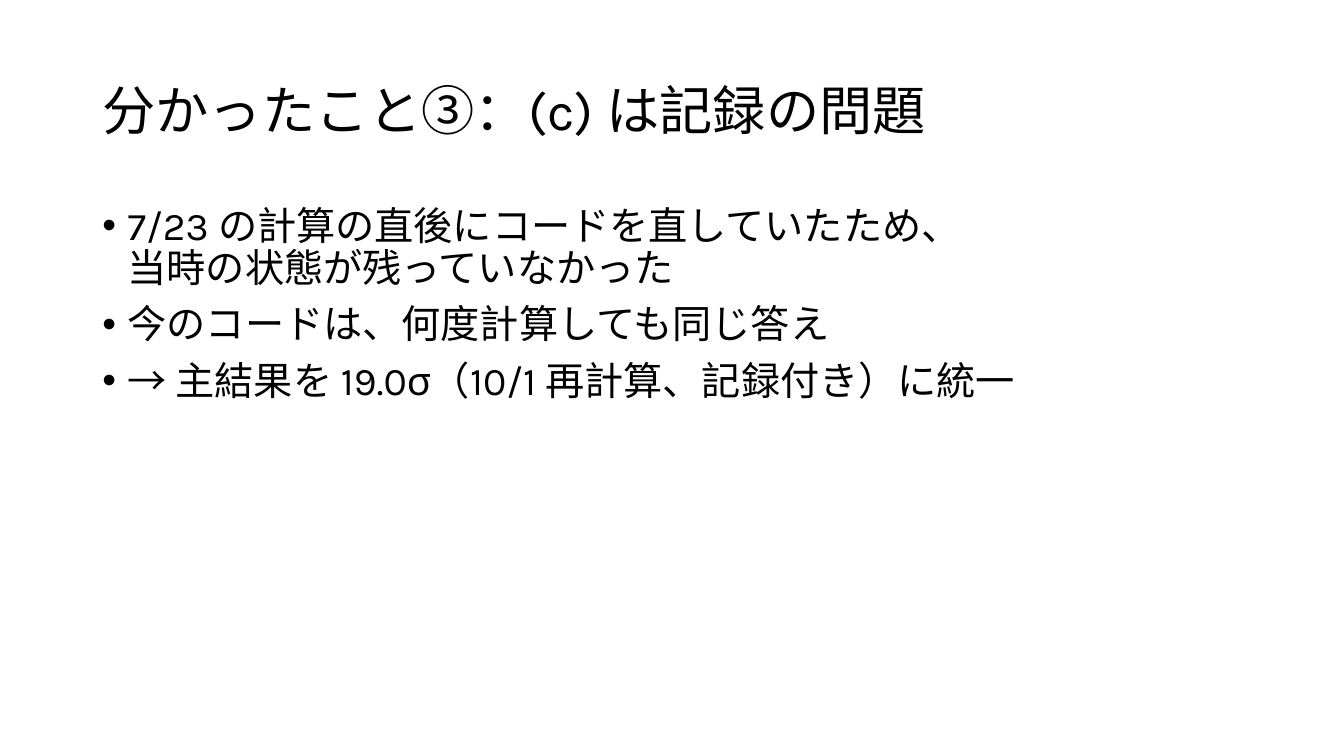
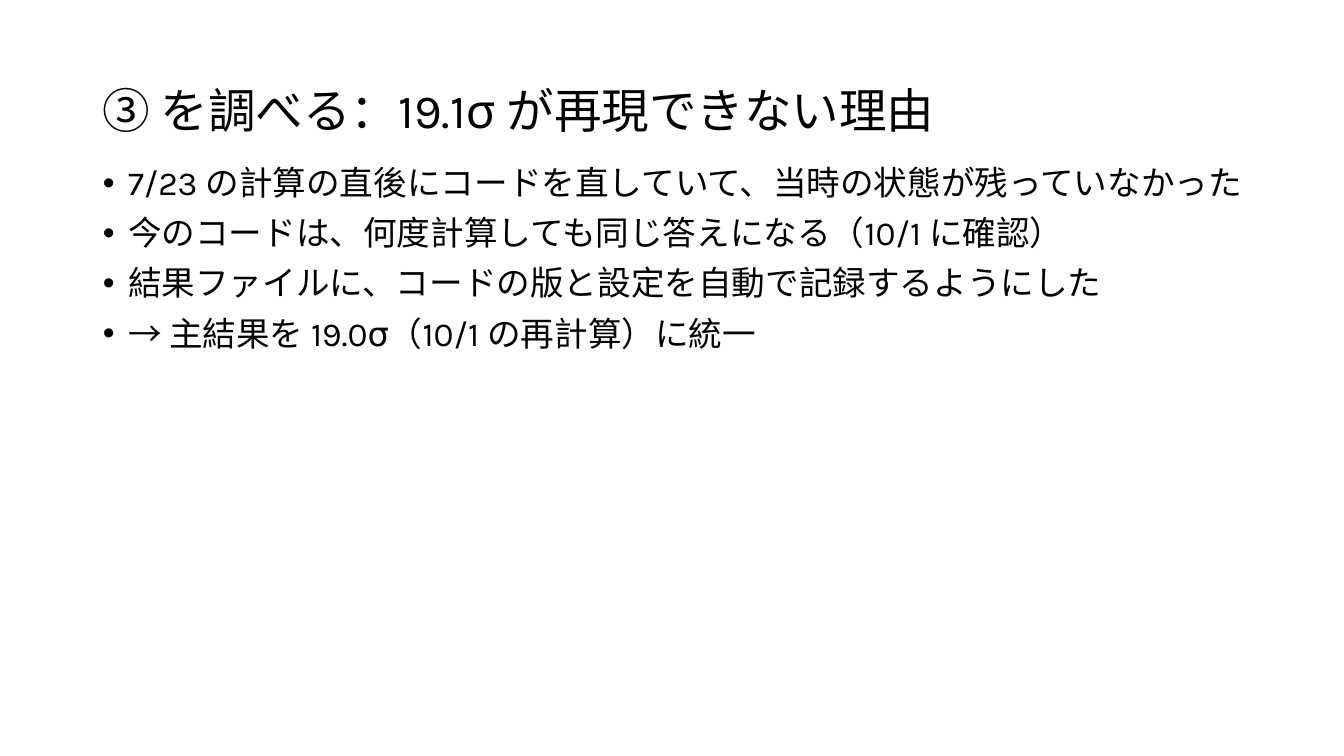
Before and after one commit to Mikann20041029/darkmatter-slides, a slide deck: slide 15 of slides/2026-10-02_研究進捗報告.pptx (slide 7 before the commit). Drawn at 1344x756 pixels with LibreOffice and Linux fonts; fonts in the diff are those of the drawing. Boxes give left, top, right and bottom in pixels: in the first picture for what was removed or moved away, otherwise in the second. Text is boxed around its words. In the diff, an @@ line names an element or a change of style, - is before the commit and + after.

```diff
--- a/slides/2026-10-02_研究進捗報告.pptx
+++ b/slides/2026-10-02_研究進捗報告.pptx
@@ title at (102, 87, 935, 132): text changed; size 38 to 34 pt @@
-分かったこと③：(c) は記録の問題
+③ を調べる：19.1σ が再現できない理由
@@ text at (128, 166, 1242, 349): text changed; size 28 to 24 pt @@
-• 7/23 の計算の直後にコードを直していたため、
-  当時の状態が残っていなかった
-• 今のコードは、何度計算しても同じ答え
-• → 主結果を 19.0σ（10/1 再計算、記録付き）に統一
+• 7/23 の計算の直後にコードを直していて、当時の状態が残っていなかった
+• 今のコードは、何度計算しても同じ答えになる（10/1 に確認）
+• 結果ファイルに、コードの版と設定を自動で記録するようにした
+• → 主結果を 19.0σ（10/1 の再計算）に統一
```
Also in this commit, not shown: 10 other slides changed, 24 slides added, 7 slides removed, 4 other files.
